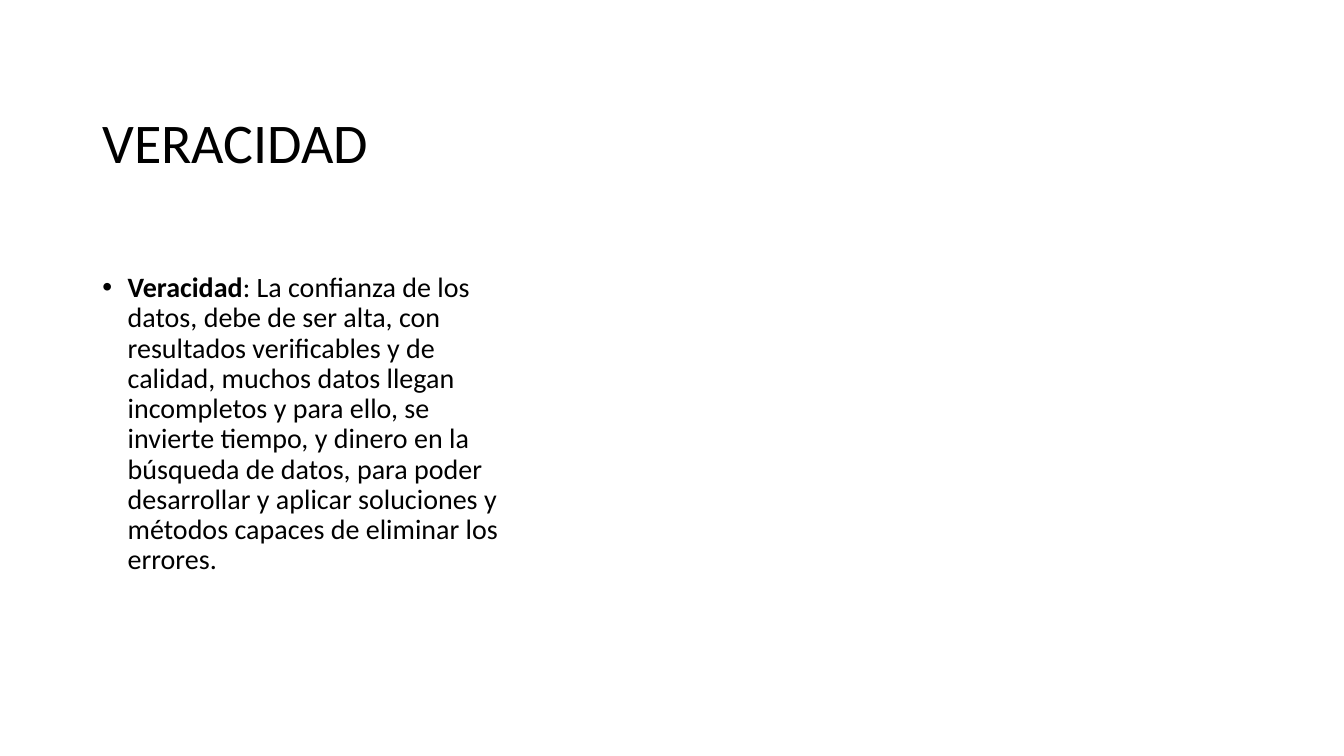
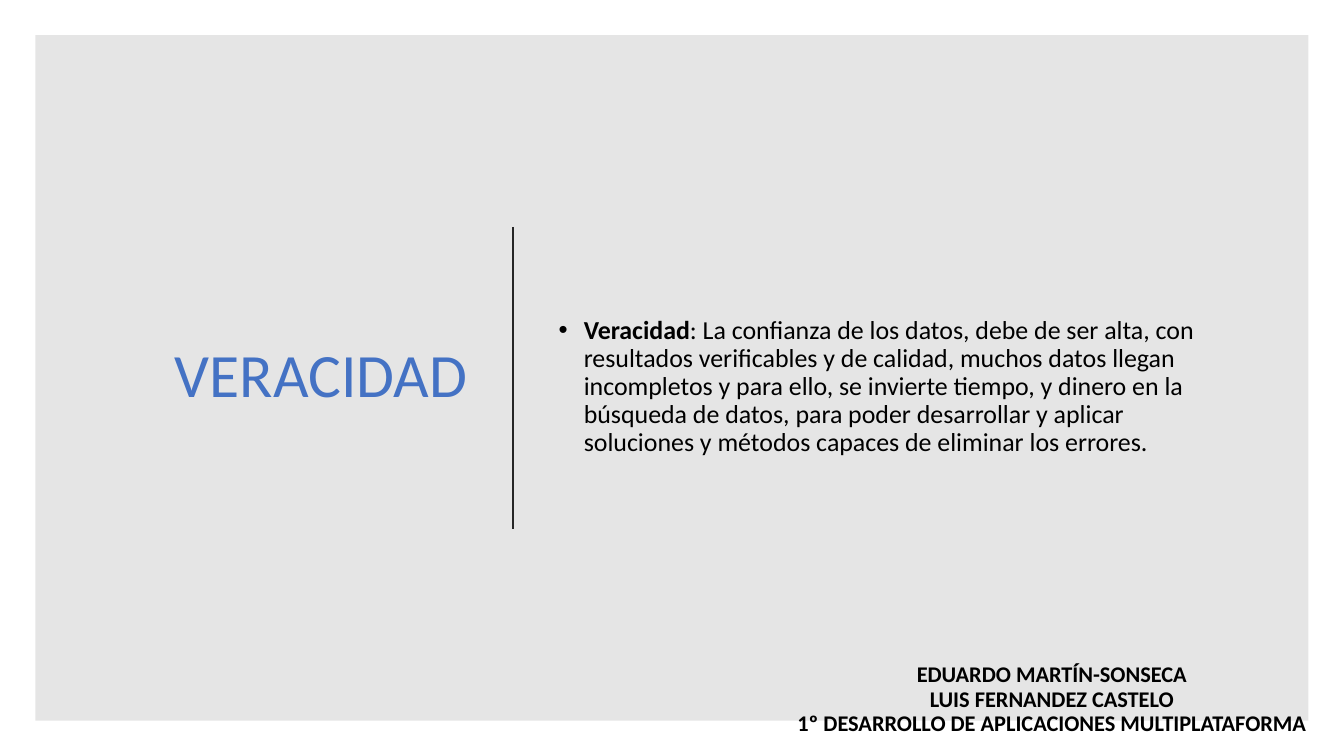
Before and after one commit to maraloeDev/Grado_SuperiorDAM, a slide deck: slide 7 of Bases de Datos/1º Evaluación/Ejercicios/Ejercicio2/Explotación de bases de datos Big Data.pptx. Drawn at 1344x756 pixels with LibreOffice and Linux fonts; fonts in the diff are those of the drawing. Boxes give left, top, right and bottom in pixels: in the first picture for what was removed or moved away, otherwise in the second. Text is boxed around its words. In the diff, an @@ line names an element or a change of style, - is before the commit and + after.

```diff
--- a/Bases de Datos/1º Evaluación/Ejercicios/Ejercicio2/Explotación de bases de datos Big Data.pptx
+++ b/Bases de Datos/1º Evaluación/Ejercicios/Ejercicio2/Explotación de bases de datos Big Data.pptx
@@ rectangle: place and size @@
-rectangle at box(0, 0, 815, 756)
+rectangle at box(35, 35, 1309, 721)
@@ rectangle at box(35, 35, 1309, 721): fill gradient #FFFFFF to #000000 at 10% opacity @@
@@ title "VERACIDAD": place and size @@
-title "VERACIDAD" at box(102, 126, 368, 164)
+title "VERACIDAD" at box(175, 357, 467, 398)
@@ title "VERACIDAD" at box(175, 357, 467, 398): size 40 to 44 pt, text colour #000000 to #4472C4; alignment left to right @@
@@ line added from (513, 227) to (513, 529), #262626 1.5 pt @@
@@ text "Veracidad: La confianza de los ...": place and size @@
-text "Veracidad: La confianza de los ..." at box(128, 277, 498, 570)
+text "Veracidad: La confianza de los ..." at box(584, 320, 1194, 455)
@@ text "Veracidad: La confianza de los ..." at box(584, 320, 1194, 455): size 20 to 18.5 pt; vertical alignment top to bottom @@
@@ text added at box(797, 664, 1306, 731), 16 pt, text #000000, bold @@
+EDUARDO MARTÍN-SONSECA
+LUIS FERNANDEZ CASTELO
+1º DESARROLLO DE APLICACIONES MULTIPLATAFORMA
```
Also in this commit, not shown: 4 other slides changed.
